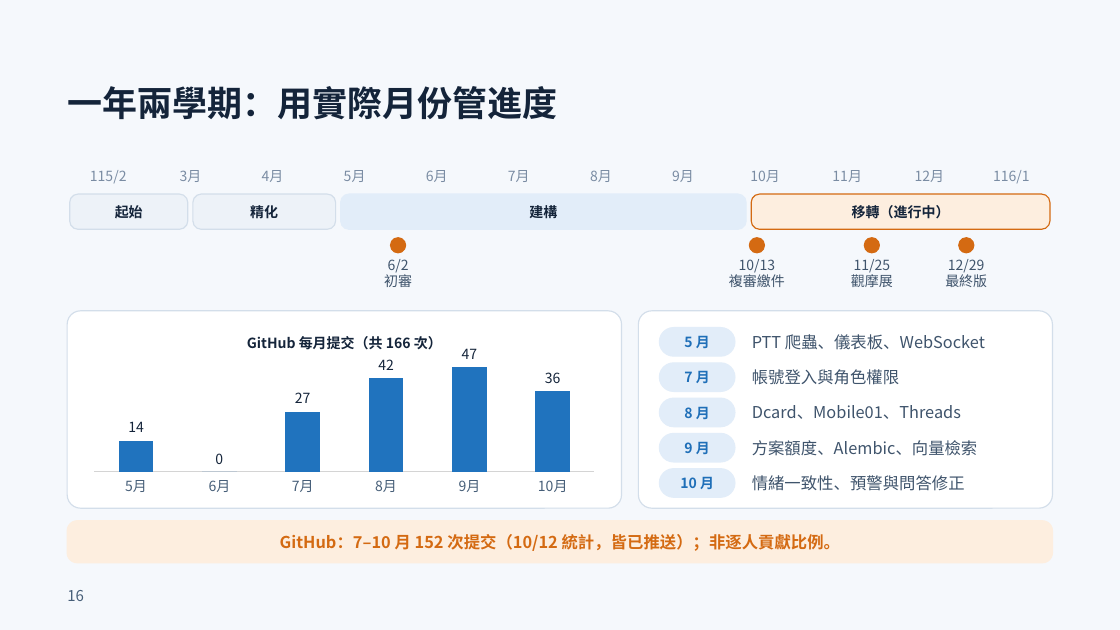
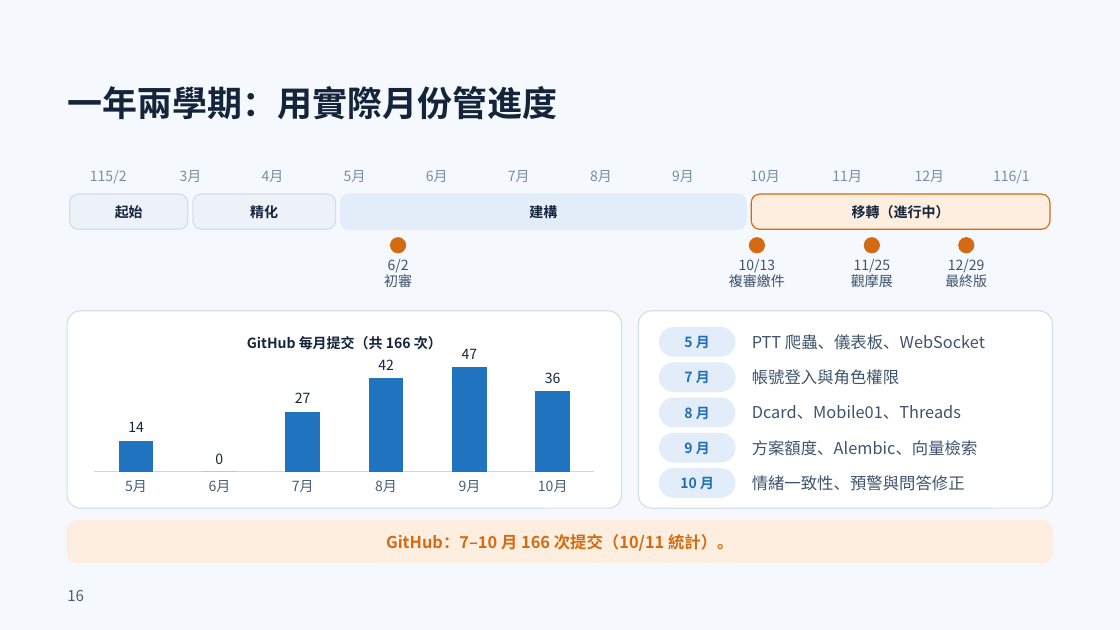
Before and after one commit to xujiaquan05/115405, a slide deck: slide 16 of output/ppt-review-20261011/final/MeBOD_複審簡報_第二輪修訂版.pptx. Drawn at 1120x630 pixels with LibreOffice and Linux fonts; fonts in the diff are those of the drawing. Boxes give left, top, right and bottom in pixels: in the first picture for what was removed or moved away, otherwise in the second. Text is boxed around its words. In the diff, an @@ line names an element or a change of style, - is before the commit and + after.

```diff
--- a/output/ppt-review-20261011/final/MeBOD_複審簡報_第二輪修訂版.pptx
+++ b/output/ppt-review-20261011/final/MeBOD_複審簡報_第二輪修訂版.pptx
@@ text at bbox=[386, 534, 733, 551]: text changed @@
-GitHub：7–10 月 152 次提交（10/12 統計，皆已推送）；非逐人貢獻比例。
+GitHub：7–10 月 166 次提交（10/11 統計）。
```
Also in this commit, not shown: 6 other slides changed, 2 other files.
